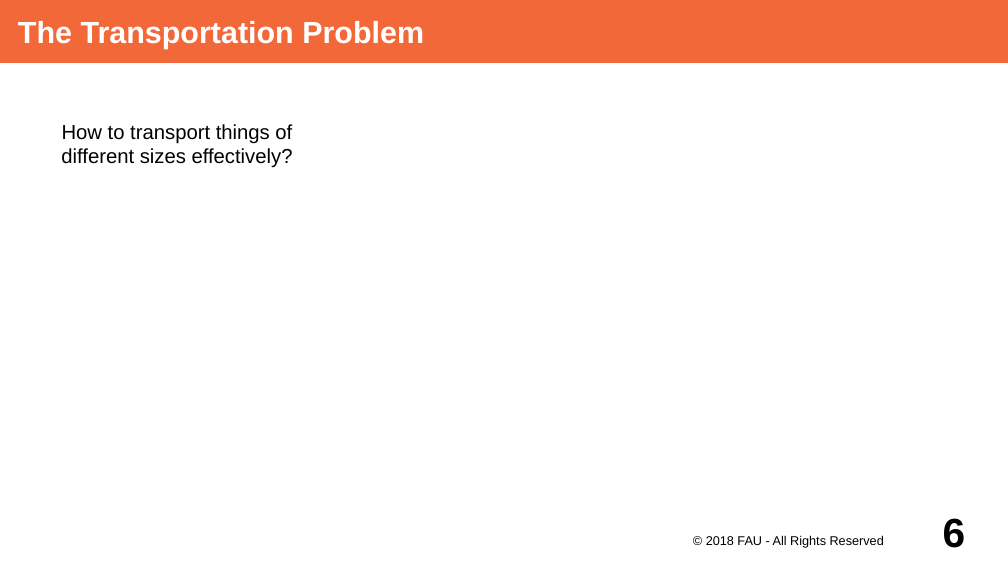
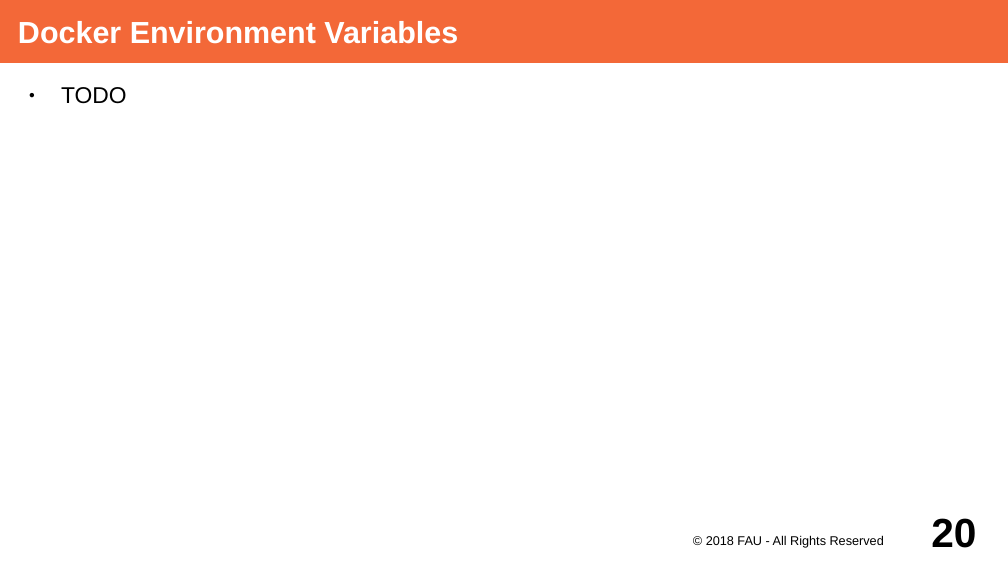
Before and after one commit to dirkriehle/adap-course, a slide deck: slide 20 of Lecture Slides/ADAP Z01 - Containerization.odp (slide 6 before the commit). Drawn at 1008x567 pixels with LibreOffice and Linux fonts; fonts in the diff are those of the drawing. Boxes give left, top, right and bottom in pixels: in the first picture for what was removed or moved away, otherwise in the second. Text is boxed around its words. In the diff, an @@ line names an element or a change of style, - is before the commit and + after.

```diff
--- a/Lecture Slides/ADAP Z01 - Containerization.odp
+++ b/Lecture Slides/ADAP Z01 - Containerization.odp
@@ title at (18,21,458,44): text changed @@
-The Transportation Problem
+Docker Environment Variables
@@ text added at (61,87,127,104), 18 pt, text #000000 @@
+● TODO
@@ text removed at (61,124,293,168) @@
-How to transport things of different sizes effectively?
@@ page number at (931,518,976,548): text changed @@
-6
+20
```
Also in this commit, not shown: 8 other slides changed.
